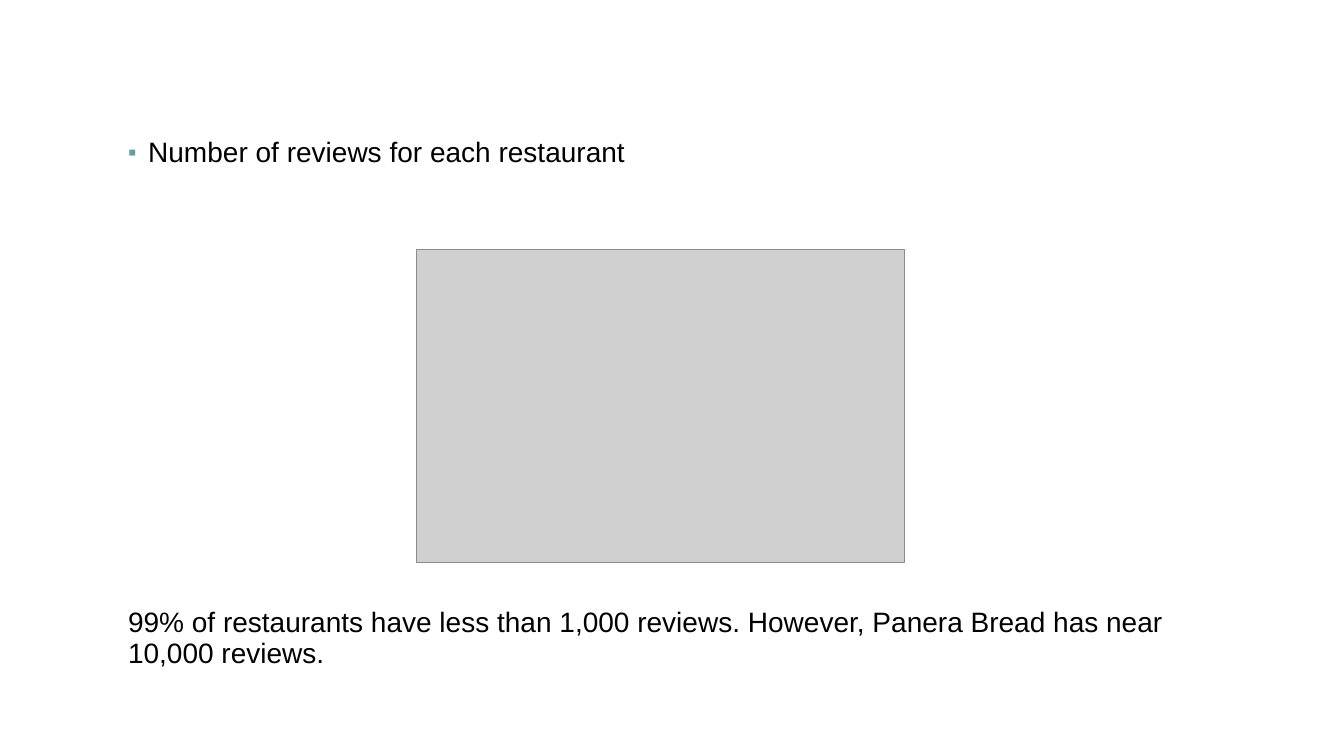
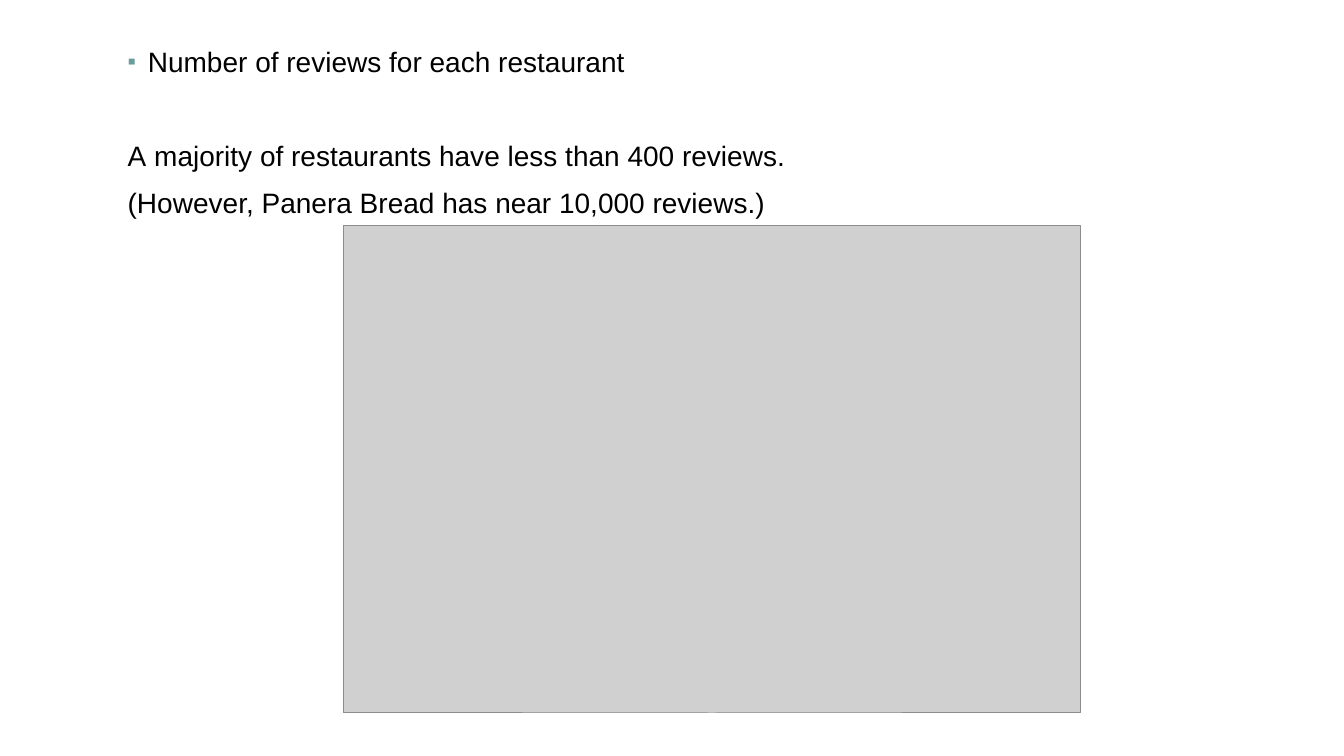
Before and after one commit to oxu2/YelpDataAnalysis, a slide deck: slide 6 of presentationYelpAnalysis.pptx. Drawn at 1344x756 pixels with LibreOffice and Linux fonts; fonts in the diff are those of the drawing; grey boxes stand for pictures; background and template pictures are left out. Boxes give left, top, right and bottom in pixels: in the first picture for what was removed or moved away, otherwise in the second. Text is boxed around its words. In the diff, an @@ line names an element or a change of style, - is before the commit and + after.

```diff
--- a/presentationYelpAnalysis.pptx
+++ b/presentationYelpAnalysis.pptx
@@ text "Number of reviews for each ...": place and size @@
-text "Number of reviews for each ..." at <box>128,141,1162,667</box>
+text "Number of reviews for each ..." at <box>128,51,785,218</box>
@@ text at <box>128,145,785,218</box>: text changed @@
-99% of restaurants have less than 1,000 reviews. However, Panera Bread has near 10,000 reviews.
+A majority of restaurants have less than 400 reviews.
+(However, Panera Bread has near 10,000 reviews.)
@@ picture added at <box>344,226,1081,713</box> @@
@@ picture removed at <box>416,250,904,563</box> @@
```
Also in this commit, not shown: 7 other slides changed, 1 slide added, 1 slide removed, 5 other files.
